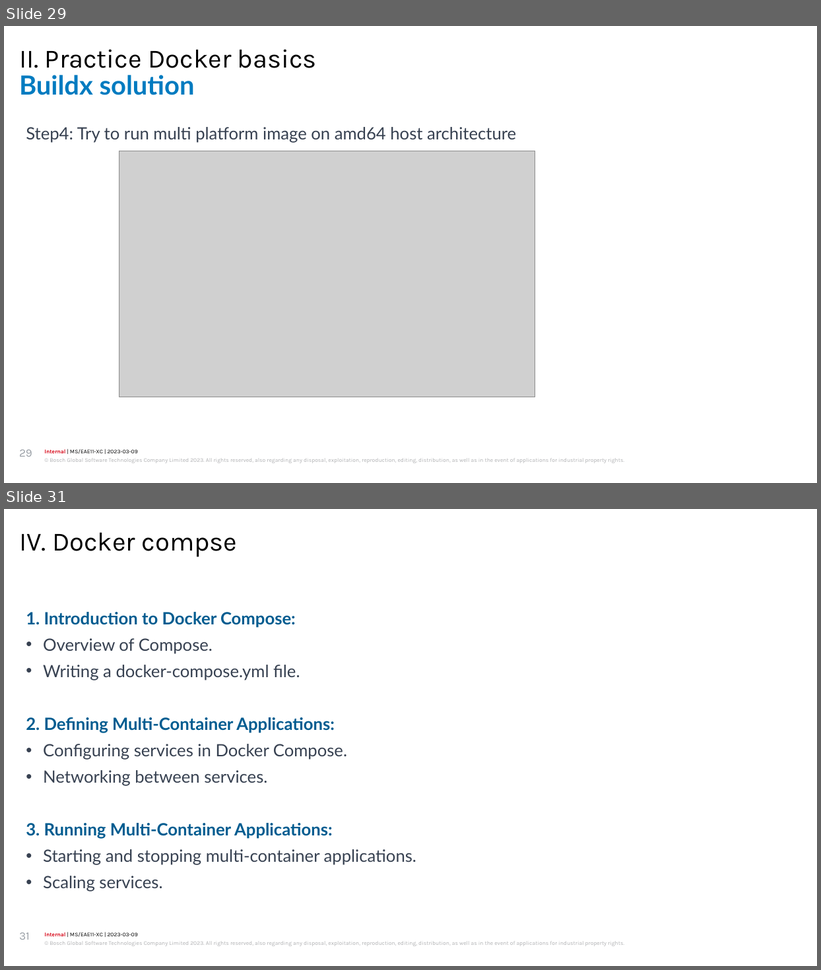
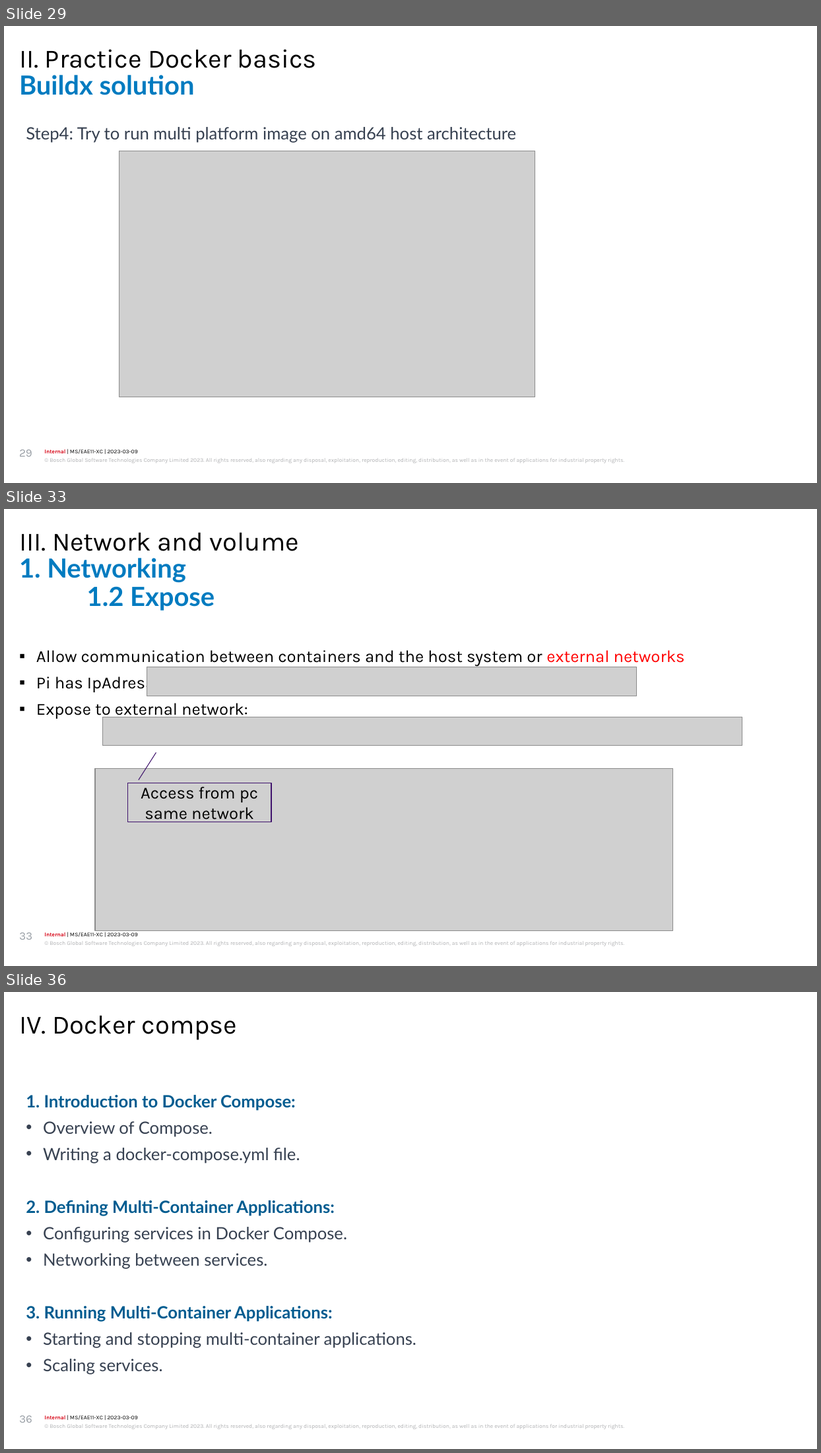
Before and after one commit to luckyfker/DockerDocs, a slide deck: EAE_Competence_Docker_practice.pptx. Shown one above the other, each under a label of ours: slides 29 and 31 before the commit, slides 29, 33 and 36 after it; the slides between them are not shown. The pictures are 821x970 and 821x1453 pixels, drawn with LibreOffice and Linux fonts; fonts in the diff are those of the drawing; grey boxes stand for pictures; background and template pictures are left out. Boxes give left, top, right and bottom in pixels: in the first picture for what was removed or moved away, otherwise in the second. Text is boxed around its words. In the diff, an @@ line names an element or a change of style, - is before the commit and + after.

Commit message:
update networking

```diff
--- a/EAE_Competence_Docker_practice.pptx
+++ b/EAE_Competence_Docker_practice.pptx
@@ slide 33 added at (4, 509, 817, 966), background #FFFFFF; not listed: 2 template elements that a slide beside it also shows @@
@@ text added at (19, 532, 299, 551), 28 pt, text #000000 @@
+III. Network and volume
@@ title added at (19, 558, 215, 611), 28 pt, text #007BC0, bold @@
+1. Networking
+1.2 Expose
@@ text added at (36, 650, 685, 719), 18 pt, text #000000 @@
+▪ Allow communication between containers and the host system or external networks
+▪ Pi has IpAdress
+▪ Expose to external network:
@@ picture added at (147, 667, 637, 696) @@
@@ picture added at (103, 718, 743, 746) @@
@@ picture added at (95, 768, 673, 931) @@
@@ border callout added at (127, 784, 271, 822), outline #3F136C 0.75 pt, 18 pt, text #000000 @@
+Access from pc same network
@@ page number added at (19, 933, 32, 940), 12 pt, text #999FA6 @@
+33
@@ what was slide 31 is now slide 36 @@
@@ page number at (19, 1416, 32, 1423): text changed @@
-31
+36
```
Also in this commit, not shown: 1 slide changed, 4 other slides added.
